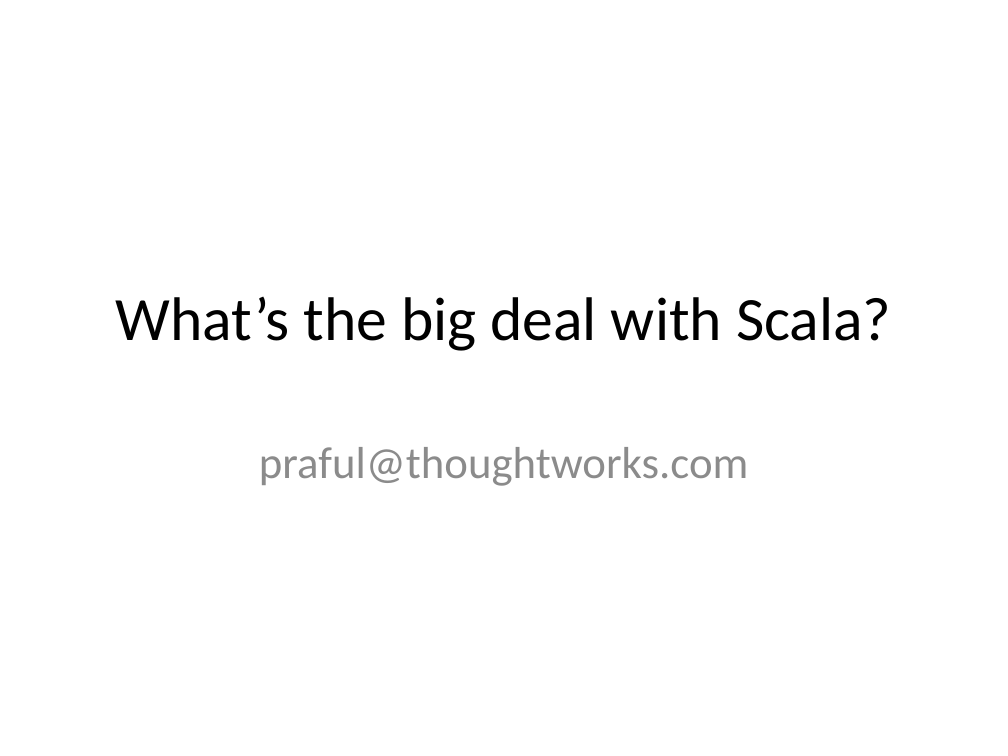
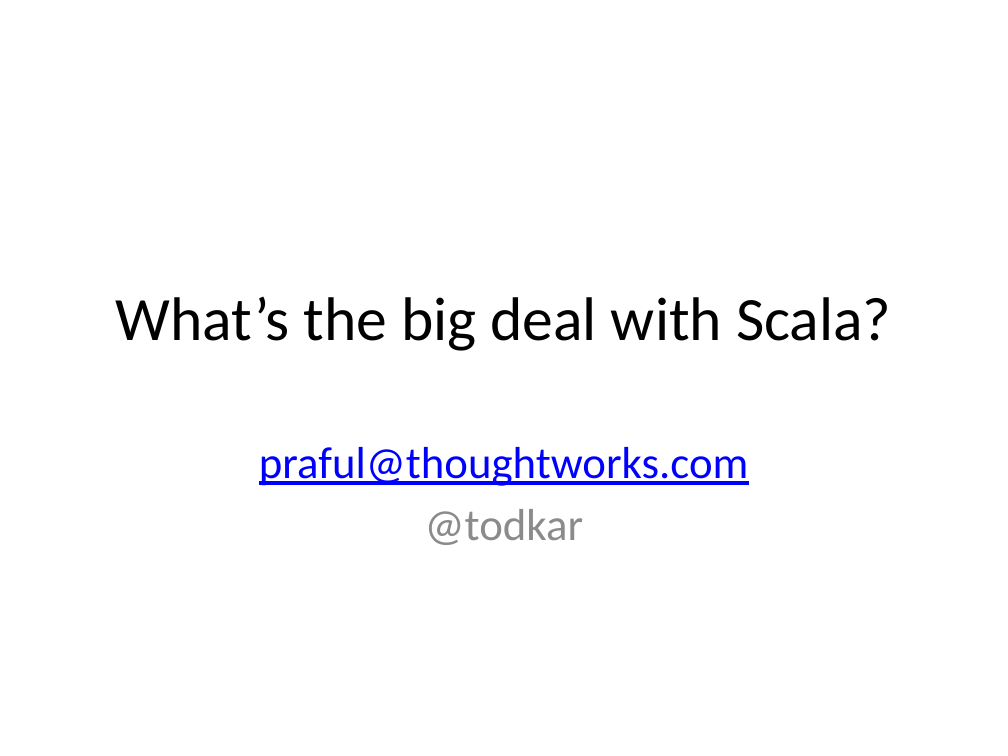
Before and after one commit to todkar/Away_Day, a slide deck: slide 1 of Scala_Away_Day.pptx. Drawn at 1008x756 pixels with LibreOffice and Linux fonts; fonts in the diff are those of the drawing. Boxes give left, top, right and bottom in pixels: in the first picture for what was removed or moved away, otherwise in the second. Text is boxed around its words. In the diff, an @@ line names an element or a change of style, - is before the commit and + after.

```diff
--- a/Scala_Away_Day.pptx
+++ b/Scala_Away_Day.pptx
@@ subtitle at <box>259,447,748,486</box>: text colour #8C8C8C to #0000FF, underline on in "praful@thoughtworks.com" @@
@@ subtitle at <box>425,509,583,545</box>: paragraph added @@
+@todkar
```
Also in this commit, not shown: 6 other files.
